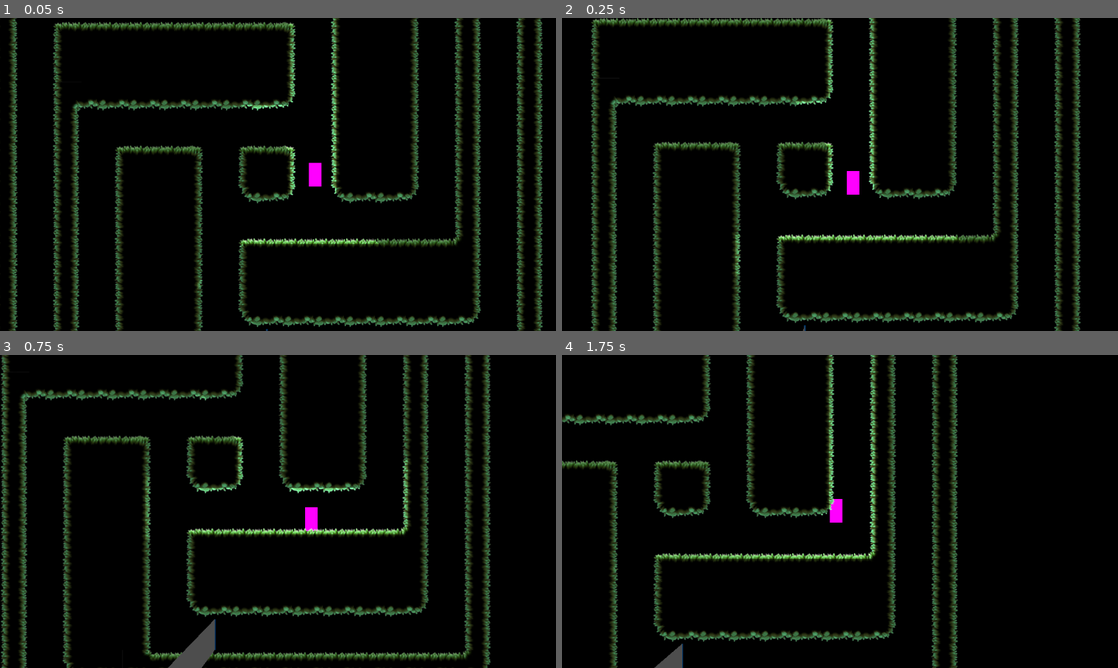
Above: before the commit, frames 1-4 (two rows, left to right).
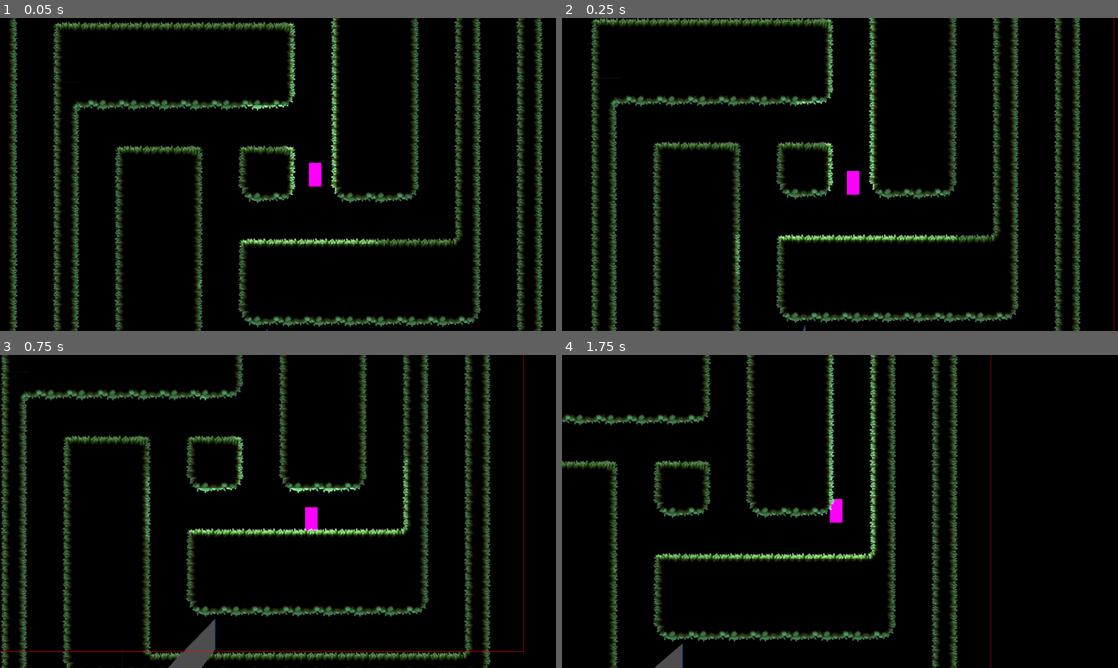
Above: after the commit, the same moments.

Repository: kit-solent/refrigerate
Game: Godot game, scene res://core/ingame.tscn
The game is run twice, just before and just after one commit, with the same random seed, the same clock (stepped at 60 frames per second) and the same inputs.
Inputs:
- Up to frame 1 (0.05 s): no input
- Up to frame 2 (0.25 s): no input
- Up to frame 3 (0.75 s): hold Right (player right) from 0.53 s (still down)
- Up to frame 4 (1.75 s): tap Up (player jump) at 0.77, 1.52 s; release Right (player right) at 1.28 s; hold Left (player left) from 1.28 s (still down)

Frame 1 is identical in both runs. In frame 2, 0.2% of the frame differs, in the area x 99-100%, y 0-100%; in frame 3, 0.3%, in the area x 0-95%, y 0-95%; in frame 4, 0.2%.

Commit message:
SaveBot commit at 2024-11-26 11:28:47

Diff:
--- a/core/ingame.tscn
+++ b/core/ingame.tscn
@@ -3,11 +3,9 @@
 [ext_resource type="Theme" uid="uid://eqk6sg10ucwa" path="res://core/resources/theme.tres" id="1_sdiib"]
 [ext_resource type="Script" path="res://core/ingame.gd" id="1_ul41f"]
 [ext_resource type="PackedScene" uid="uid://d0un0qo6u4dpf" path="res://core/player/player.tscn" id="2_nqatk"]
+[ext_resource type="Environment" uid="uid://cuprafktv5kd0" path="res://core/resources/environment.tres" id="3_7fo0t"]
 [ext_resource type="PackedScene" uid="uid://usl2ja3hvpxp" path="res://core/resources/inventory_slot.tscn" id="3_yiyqq"]
 [ext_resource type="PackedScene" uid="uid://s8hhu4jxydb" path="res://levels/level1.tscn" id="5_shstq"]
-
-[sub_resource type="Environment" id="Environment_ovp43"]
-background_mode = 3
 
 [sub_resource type="ShaderMaterial" id="ShaderMaterial_65x8q"]
 
@@ -48,7 +46,7 @@
 visible = false
 
 [node name="world_environment" type="WorldEnvironment" parent="view/world/meta"]
-environment = SubResource("Environment_ovp43")
+environment = ExtResource("3_7fo0t")
 
 [node name="temp" type="Node2D" parent="view/world"]
 
--- /dev/null
+++ b/core/resources/environment.tres
@@ -0,0 +1,4 @@
+[gd_resource type="Environment" format=3 uid="uid://cuprafktv5kd0"]
+
+[resource]
+background_mode = 3
--- /dev/null
+++ b/core/resources/world.tres
@@ -0,0 +1,3 @@
+[gd_resource type="World2D" format=3 uid="uid://du6b6aum2bav5"]
+
+[resource]
--- a/portals/portal.gd
+++ b/portals/portal.gd
@@ -3,6 +3,9 @@
 @export var pair:Portal
 
 @onready var target:Node = Core.main.get_player()
+
+func _draw():
+	draw_rect(get_local_bounds(), Color.RED, false)
 
 func _ready():
 	$sub_viewport.world_2d = get_viewport().world_2d
@@ -11,6 +14,8 @@
 	$on_screen_notifier.rect = Core.tools.line_bounds($line.points).grow(64)
 
 func _process(_delta:float):
+	if Core.debug_frame:
+		queue_redraw()
 	# the portal is only drawn if on the local screen. This works with multiplayer, only showing the portal to those who can see it.
 	# the portal should also only be drawn if it's target is within a certain distance of the portal.
 	if pair:
--- a/project.godot
+++ b/project.godot
@@ -10,7 +10,7 @@
 
 [application]
 
-config/name="base"
+config/name="Refrigerate"
 run/main_scene="res://core/ingame.tscn"
 config/features=PackedStringArray("4.3", "Forward Plus")
 boot_splash/bg_color=Color(0, 0, 0, 1)
